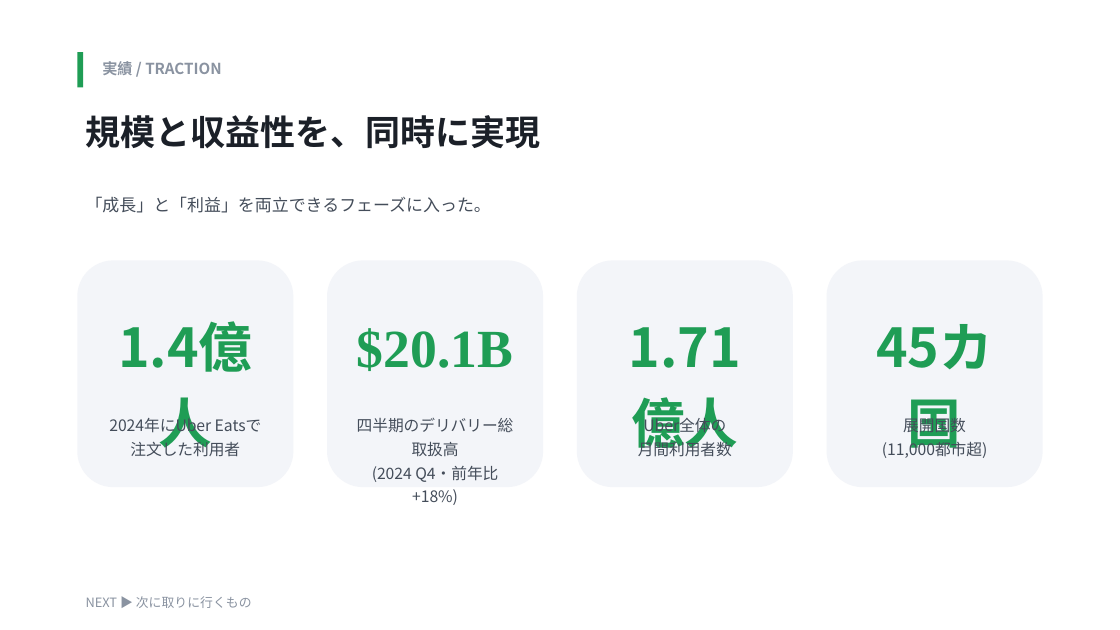
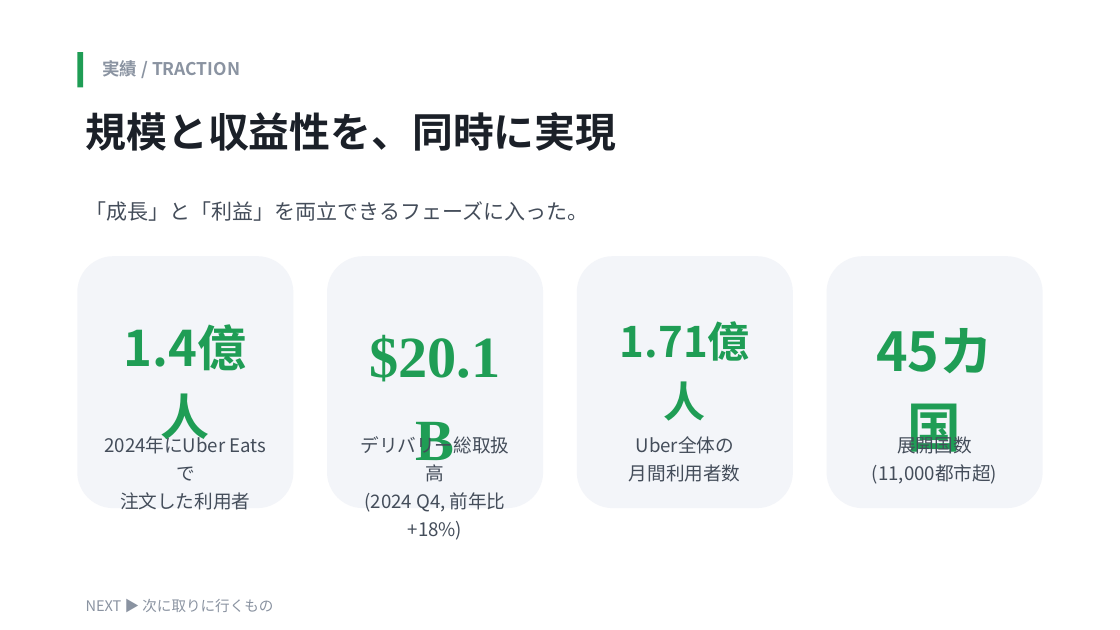
Before and after one commit to Kokidesu/Koki, a slide deck: slide 5 of projects/presentation-god/out/ubereats_modern_ja.pptx. Drawn at 1120x630 pixels with LibreOffice and Linux fonts; fonts in the diff are those of the drawing. Boxes give left, top, right and bottom in pixels: in the first picture for what was removed or moved away, otherwise in the second. Text is boxed around its words. In the diff, an @@ line names an element or a change of style, - is before the commit and + after.

```diff
--- a/projects/presentation-god/out/ubereats_modern_ja.pptx
+++ b/projects/presentation-god/out/ubereats_modern_ja.pptx
@@ text "実績 / TRACTION" at (102, 60, 240, 76): size 13 to 15 pt @@
@@ text "規模と収益性を、同時に実現" at (86, 112, 617, 151): size 30 to 35 pt; line spacing 1.1 to 1.08 @@
@@ text "「成長」と「利益」を両立できるフェーズに入った。" at (86, 201, 589, 221): size 14.5 to 18 pt; line spacing 1.35 to 1.3 @@
@@ rounded rectangle: place and size @@
-rounded rectangle at (77, 260, 293, 487)
+rounded rectangle at (77, 256, 293, 508)
@@ rounded rectangle: place and size @@
-rounded rectangle at (327, 260, 543, 487)
+rounded rectangle at (327, 256, 543, 508)
@@ rounded rectangle: place and size @@
-rounded rectangle at (577, 260, 793, 487)
+rounded rectangle at (577, 256, 793, 508)
@@ rounded rectangle: place and size @@
-rounded rectangle at (827, 260, 1043, 487)
+rounded rectangle at (827, 256, 1043, 508)
@@ text "1.4億人" at (124, 324, 247, 371): size 46 to 42 pt @@
@@ text "$20.1B" at (369, 334, 500, 382): size 46 to 50 pt @@
@@ text "1.71億人" at (620, 321, 750, 361): size 46 to 36 pt @@
@@ text "45カ国" rewrapped from (848, 298, 1022, 399) to (844, 302, 1026, 412) @@
@@ text "2024年にUber Eatsで": place and size @@
-text "2024年にUber Eatsで" at (109, 416, 262, 457)
+text "2024年にUber Eatsで" at (104, 433, 250, 510)
@@ text at (361, 433, 510, 540): text changed; size 13.5 to 16 pt @@
-四半期のデリバリー総取扱高
-(2024 Q4・前年比 +18%)
+デリバリー総取扱高
+(2024 Q4, 前年比+18%)
@@ text "Uber全体の": place and size @@
-text "Uber全体の" at (638, 416, 732, 456)
+text "Uber全体の" at (629, 436, 741, 482)
@@ size 13.5 to 16 pt in 3 elements at (104, 433, 250, 510), (629, 436, 741, 482), (872, 433, 997, 484) @@
@@ text "展開国数": place and size @@
-text "展開国数" at (882, 416, 988, 458)
+text "展開国数" at (872, 433, 997, 484)
@@ text "NEXT ▶ 次に取りに行くもの" at (86, 599, 273, 612): size 11 to 12.5 pt @@
```
Also in this commit, not shown: 6 other slides changed, 21 other files.
